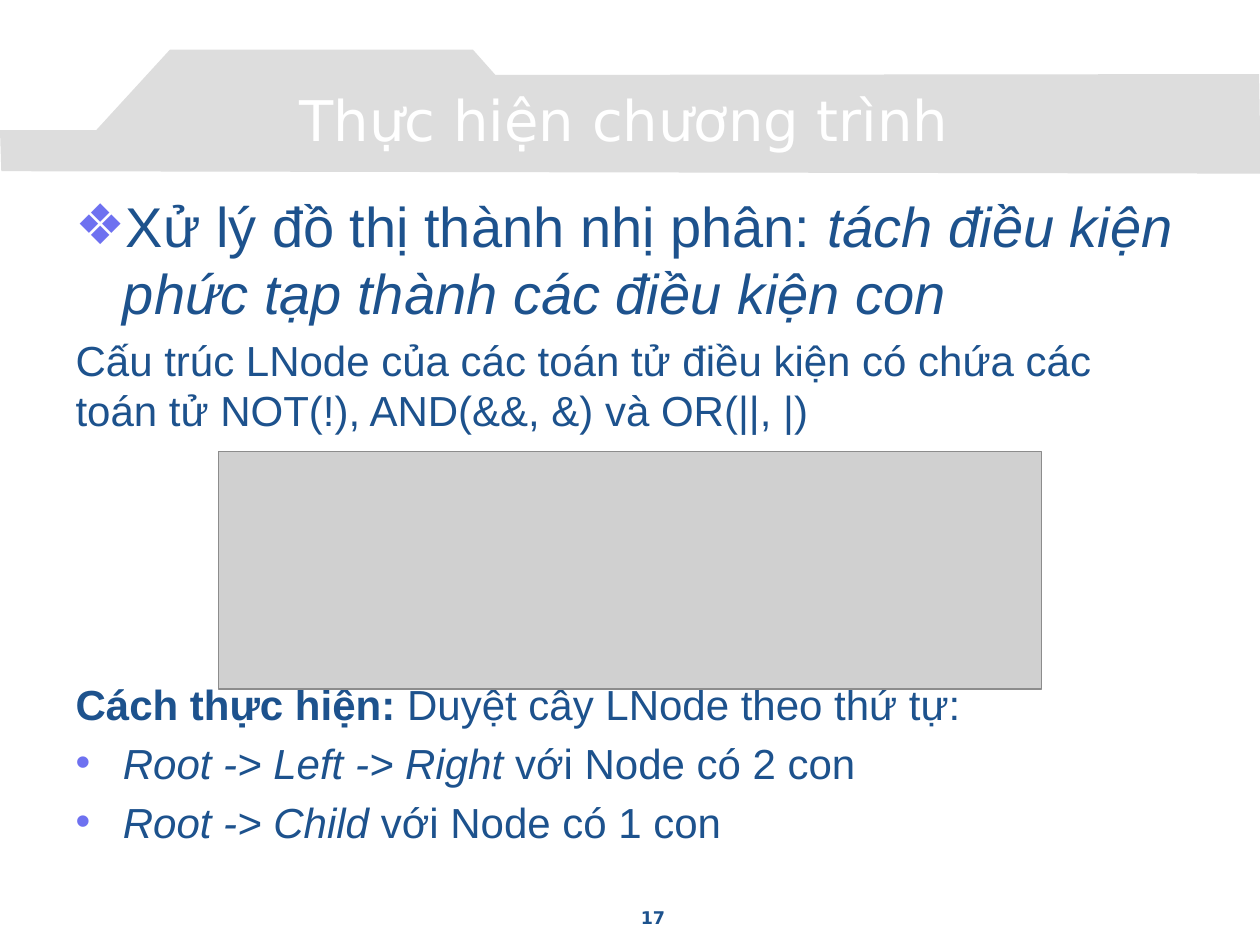
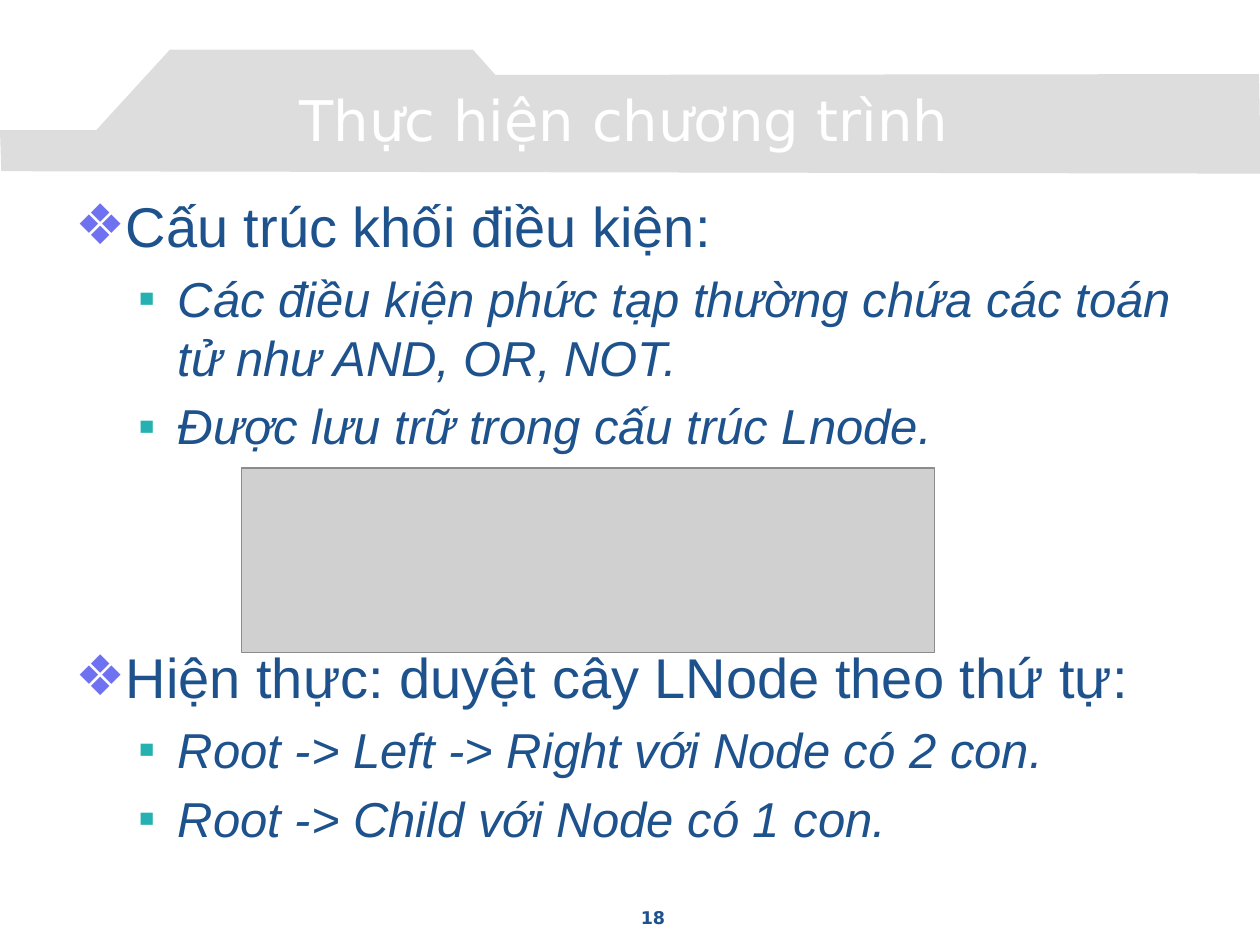
Before and after one commit to congcuong-cse/autotesting-lvtn, a slide deck: slide 18 of Document/Presentation.pptx (slide 17 before the commit). Drawn at 1260x945 pixels with LibreOffice and Linux fonts; fonts in the diff are those of the drawing; grey boxes stand for pictures; background and template pictures are left out. Boxes give left, top, right and bottom in pixels: in the first picture for what was removed or moved away, otherwise in the second. Text is boxed around its words. In the diff, an @@ line names an element or a change of style, - is before the commit and + after.

```diff
--- a/Document/Presentation.pptx
+++ b/Document/Presentation.pptx
@@ text at <box>126,204,1171,838</box>: text changed; size 24 to 28 pt; italic on @@
-❖ Xử lý đồ thị thành nhị phân: tách điều kiện phức tạp thành các điều kiện con
-Cấu trúc LNode của các toán tử điều kiện có chứa các toán tử NOT(!), AND(&&, &) và OR(||, |)
-Cách thực hiện: Duyệt cây LNode theo thứ tự:
-• Root -> Left -> Right với Node có 2 con
-• Root -> Child với Node có 1 con
+❖ Cấu trúc khối điều kiện:
+  ▪ Các điều kiện phức tạp thường chứa các toán tử như AND, OR, NOT.
+  ▪ Được lưu trữ trong cấu trúc Lnode.
+❖ Hiện thực: duyệt cây LNode theo thứ tự:
+  ▪ Root -> Left -> Right với Node có 2 con.
+  ▪ Root -> Child với Node có 1 con.
@@ picture: place and size @@
-picture at <box>219,451,1042,689</box>
+picture at <box>242,469,935,654</box>
@@ page number at <box>641,911,665,925</box>: text changed @@
-17
+18
```
Also in this commit, not shown: 10 other slides changed, 1 slide added, 17 slides removed.
